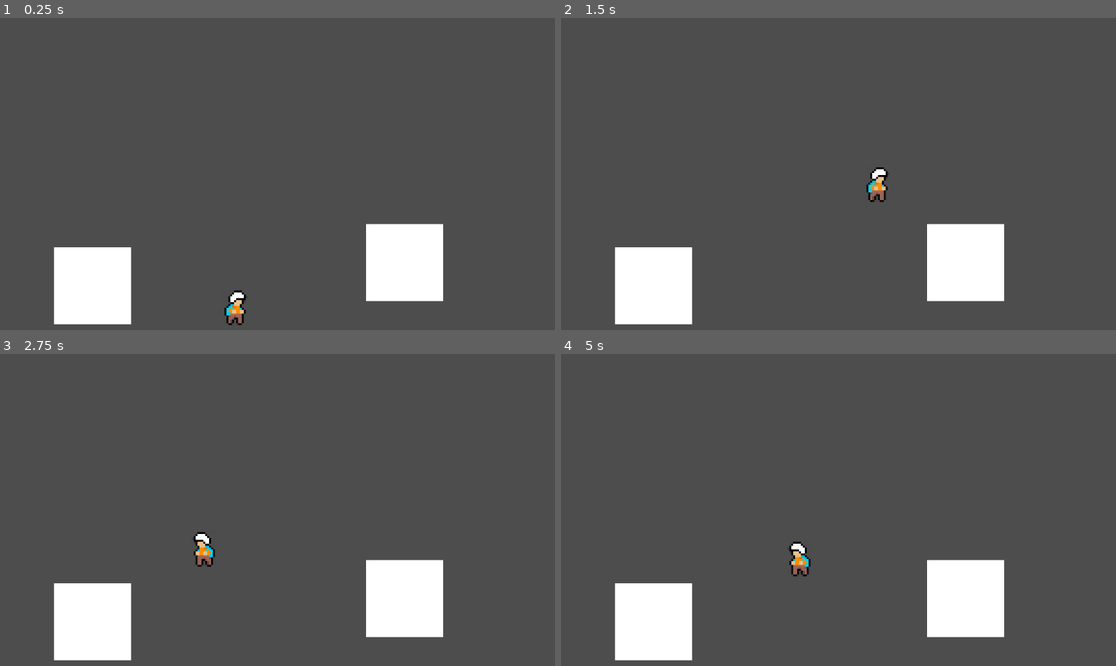
Above: before the commit, frames 1-4 (two rows, left to right).
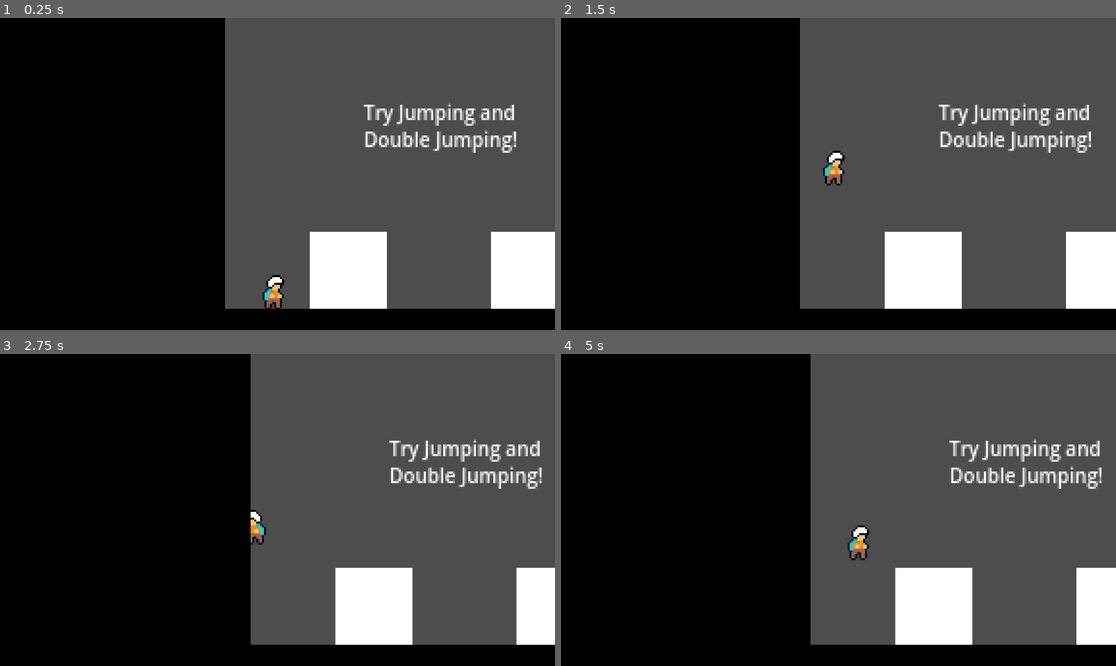
Above: after the commit, the same moments.

Repository: pidguit/Luminance
Game: Godot game, scene res://test level.tscn
Two runs of this game, one before a commit and one after it. Both use one fixed random seed, a clock stepped at 60 frames per second and the inputs below.
Inputs:
- Up to frame 1 (0.25 s): no input
- Up to frame 2 (1.5 s): hold D (move_right) from 0.53 s (still down); tap Shift (slide) at 0.6 s; tap Space (jump) at 0.77, 0.8, 1.07, 1.35 s
- Up to frame 3 (2.75 s): tap Space (jump) at 1.52, 1.82, 2.3 s; tap Shift (slide) at 1.55, 2.1 s; release D (move_right) at 2.03 s; hold A (move_left) from 2.03 s (still down)
- Up to frame 4 (5 s): release A (move_left) at 2.78 s; hold D (move_right) 2.78-4.28 s; tap Shift (slide) at 2.85, 4.35 s; tap Space (jump) at 3.02, 3.32, 3.6, 3.77, 4.07, 4.52, 4.82 s; hold A (move_left) from 4.28 s (still down)

The runs differ from the first frame. In frame 1, 55% of the frame differs, in the area x 0-100%, y 0-100%; in frame 2, 56%; in frame 3, 56%; in frame 4, 56%.

Commit message:
created an actual test level for peers to tried, added basic camera movement as well

Diff:
--- a/player.gd
+++ b/player.gd
@@ -146,11 +146,13 @@
 
 	move_and_slide()
 	# snaps character to pixels (don't  really understand this still tbh)
-	$AnimatedSprite2D.position = position.snapped(Vector2(1,1)) - position
+	#$AnimatedSprite2D.position = position.snapped(Vector2(1,1)) - position
+
 
 # Activates a slide
 func start_slide():
-	rotation_degrees = -90 * last_direction
+	$AnimatedSprite2D.rotation_degrees = -90 * last_direction
+	$CollisionShape2D.rotation_degrees = -90 * last_direction
 	is_sliding = true
 	slide_timer = slide_duration
 	var direction = last_direction
@@ -159,5 +161,6 @@
 # Ends a slide
 func end_slide():
 	is_sliding = false
-	rotation_degrees = 0
+	$AnimatedSprite2D.rotation_degrees = 0
+	$CollisionShape2D.rotation_degrees = 0
 	airjumpsavailable += 1 # Just because I'm temporarly rotating the model, when jump cancels a slide, it uses double jump so giving it back
--- a/player.tscn
+++ b/player.tscn
@@ -29,5 +29,5 @@
 animation = &"new_animation"
 
 [node name="CollisionShape2D" type="CollisionShape2D" parent="." unique_id=1941135019]
-position = Vector2(0, 1.75)
+position = Vector2(0, 2.75)
 shape = SubResource("RectangleShape2D_hqtel")
--- a/test level.tscn
+++ b/test level.tscn
@@ -1,6 +1,11 @@
 [gd_scene format=3 uid="uid://b3ih2hrd8dakl"]
 
 [ext_resource type="PackedScene" uid="uid://derdisym8tyb8" path="res://player.tscn" id="1_04kop"]
+[ext_resource type="Script" uid="uid://bt8uth2m08jyn" path="res://testlevelcamera.gd" id="2_r5kg7"]
+
+[sub_resource type="LabelSettings" id="LabelSettings_r5kg7"]
+line_spacing = 0.0
+font_size = 10
 
 [sub_resource type="RectangleShape2D" id="RectangleShape2D_04kop"]
 size = Vector2(40, 40)
@@ -12,13 +17,48 @@
 
 [sub_resource type="WorldBoundaryShape2D" id="WorldBoundaryShape2D_q8tb0"]
 
+[sub_resource type="RectangleShape2D" id="RectangleShape2D_r5kg7"]
+size = Vector2(32, 64)
+
+[sub_resource type="LabelSettings" id="LabelSettings_q8tb0"]
+line_spacing = 0.0
+font_size = 10
+
 [node name="Luminance" type="Node2D" unique_id=703652792]
 
 [node name="Player" parent="." unique_id=1973192305 instance=ExtResource("1_04kop")]
-position = Vector2(-22, 60)
+position = Vector2(-135, 62)
 
 [node name="Camera2D" type="Camera2D" parent="." unique_id=1824136752]
+position = Vector2(-129, 8)
 zoom = Vector2(4, 4)
+position_smoothing_enabled = true
+position_smoothing_speed = 4.0
+rotation_smoothing_speed = 0.0
+script = ExtResource("2_r5kg7")
+
+[node name="Label" type="Label" parent="." unique_id=403172604]
+offset_left = -88.0
+offset_top = -31.0
+offset_right = -6.0
+offset_bottom = 4.0
+text = "Try Jumping and
+Double Jumping!"
+label_settings = SubResource("LabelSettings_r5kg7")
+
+[node name="Testing Wall3" type="StaticBody2D" parent="." unique_id=1366849130]
+position = Vector2(175, -36)
+disable_mode = 1
+
+[node name="ColorRect" type="ColorRect" parent="Testing Wall3" unique_id=589704172]
+offset_left = -116.0
+offset_top = 38.0
+offset_right = -76.0
+offset_bottom = 78.0
+
+[node name="CollisionShape2D" type="CollisionShape2D" parent="Testing Wall3" unique_id=1810035432]
+position = Vector2(-96, 58)
+shape = SubResource("RectangleShape2D_04kop")
 
 [node name="Testing Wall2" type="StaticBody2D" parent="." unique_id=1018859721]
 disable_mode = 1
@@ -30,34 +70,102 @@
 offset_bottom = 78.0
 
 [node name="CollisionShape2D" type="CollisionShape2D" parent="Testing Wall2" unique_id=1139782474]
-position = Vector2(-97, 58)
+position = Vector2(-96, 58)
 shape = SubResource("RectangleShape2D_04kop")
 
 [node name="Testing Wall" type="StaticBody2D" parent="." unique_id=139937883]
 disable_mode = 1
 
 [node name="ColorRect" type="ColorRect" parent="Testing Wall" unique_id=162149363]
-offset_left = 46.0
-offset_top = 26.0
-offset_right = 86.0
-offset_bottom = 66.0
+offset_left = -22.0
+offset_top = 38.0
+offset_right = 18.0
+offset_bottom = 78.0
 
 [node name="CollisionShape2D" type="CollisionShape2D" parent="Testing Wall" unique_id=166678517]
-position = Vector2(66, 46)
+position = Vector2(-2, 58)
 shape = SubResource("RectangleShape2D_04kop")
 
 [node name="Level Border" type="StaticBody2D" parent="." unique_id=1354595692]
 
 [node name="Floor" type="CollisionShape2D" parent="Level Border" unique_id=879692163]
-position = Vector2(-2, 31)
+top_level = true
+position = Vector2(-2, 31.5)
 shape = SubResource("WorldBoundaryShape2D_04kop")
 
 [node name="Left Wall" type="CollisionShape2D" parent="Level Border" unique_id=1132193691]
-position = Vector2(-146, 1)
+position = Vector2(-161.5, -1)
 rotation = 1.5707964
 shape = SubResource("WorldBoundaryShape2D_r5kg7")
 
 [node name="Right Wall" type="CollisionShape2D" parent="Level Border" unique_id=139180099]
-position = Vector2(144, 0)
+position = Vector2(404.5, 0)
 rotation = -1.5707964
 shape = SubResource("WorldBoundaryShape2D_q8tb0")
+
+[node name="ColorRect3" type="ColorRect" parent="Level Border" unique_id=46232171]
+offset_left = 403.0
+offset_top = -100.0
+offset_right = 681.0
+offset_bottom = 118.0
+color = Color(0, 0, 0, 1)
+
+[node name="ColorRect2" type="ColorRect" parent="Level Border" unique_id=1921842082]
+offset_left = -438.0
+offset_top = -99.0
+offset_right = -160.0
+offset_bottom = 119.0
+color = Color(0, 0, 0, 1)
+
+[node name="ColorRect" type="ColorRect" parent="Level Border" unique_id=1139740055]
+offset_left = -169.0
+offset_top = 78.0
+offset_right = 408.0
+offset_bottom = 118.0
+color = Color(0, 0, 0, 1)
+
+[node name="Testing Wall4" type="StaticBody2D" parent="." unique_id=1337616792]
+position = Vector2(254, 0)
+disable_mode = 1
+
+[node name="CollisionShape2D" type="CollisionShape2D" parent="Testing Wall4" unique_id=1884635870]
+position = Vector2(-100, 33)
+shape = SubResource("RectangleShape2D_r5kg7")
+
+[node name="ColorRect" type="ColorRect" parent="Testing Wall4" unique_id=1168895869]
+offset_left = -116.0
+offset_top = 1.0
+offset_right = -84.0
+offset_bottom = 65.0
+
+[node name="Testing Wall5" type="StaticBody2D" parent="." unique_id=351000245]
+position = Vector2(399, -38)
+disable_mode = 1
+
+[node name="ColorRect" type="ColorRect" parent="Testing Wall5" unique_id=12791902]
+offset_left = -116.0
+offset_top = 38.0
+offset_right = -76.0
+offset_bottom = 78.0
+
+[node name="CollisionShape2D" type="CollisionShape2D" parent="Testing Wall5" unique_id=1193178516]
+position = Vector2(-96, 58)
+shape = SubResource("RectangleShape2D_04kop")
+
+[node name="Label2" type="Label" parent="." unique_id=539941318]
+offset_left = 41.0
+offset_top = -34.0
+offset_right = 125.0
+offset_bottom = -6.0
+text = "Try Wall Jumping
+(And Sliding)"
+label_settings = SubResource("LabelSettings_q8tb0")
+
+[node name="Label3" type="Label" parent="." unique_id=471574073]
+offset_left = 195.0
+offset_top = -71.0
+offset_right = 279.0
+offset_bottom = -43.0
+text = "Try Slide Jumping
+(Slide then Jump)"
+label_settings = SubResource("LabelSettings_q8tb0")
--- /dev/null
+++ b/testlevelcamera.gd
@@ -0,0 +1,14 @@
+extends Camera2D
+var player : Node2D
+
+# Called when the node enters the scene tree for the first time.
+func _ready() -> void:
+	player = get_node("../Player")
+	pass # Replace with function body.
+
+
+# Called every frame. 'delta' is the elapsed time since the previous frame.
+func _process(delta: float) -> void:
+	position.x = player.position.x
+	clamp(position.y, -58, -50)
+	pass
Not shown, added: testlevelcamera.gd.uid
Not shown, changed: index.html
Not shown, changed: index.js
Not shown, changed: index.pck
Not shown, changed: index.wasm
